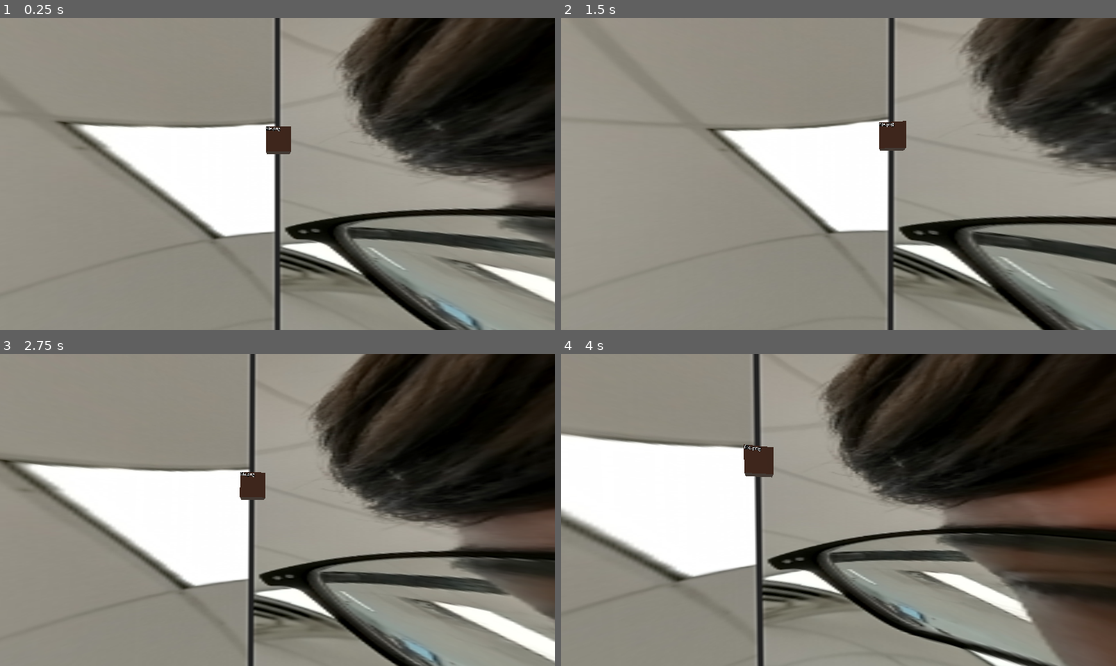
Above: before the commit, frames 1-4 (two rows, left to right).
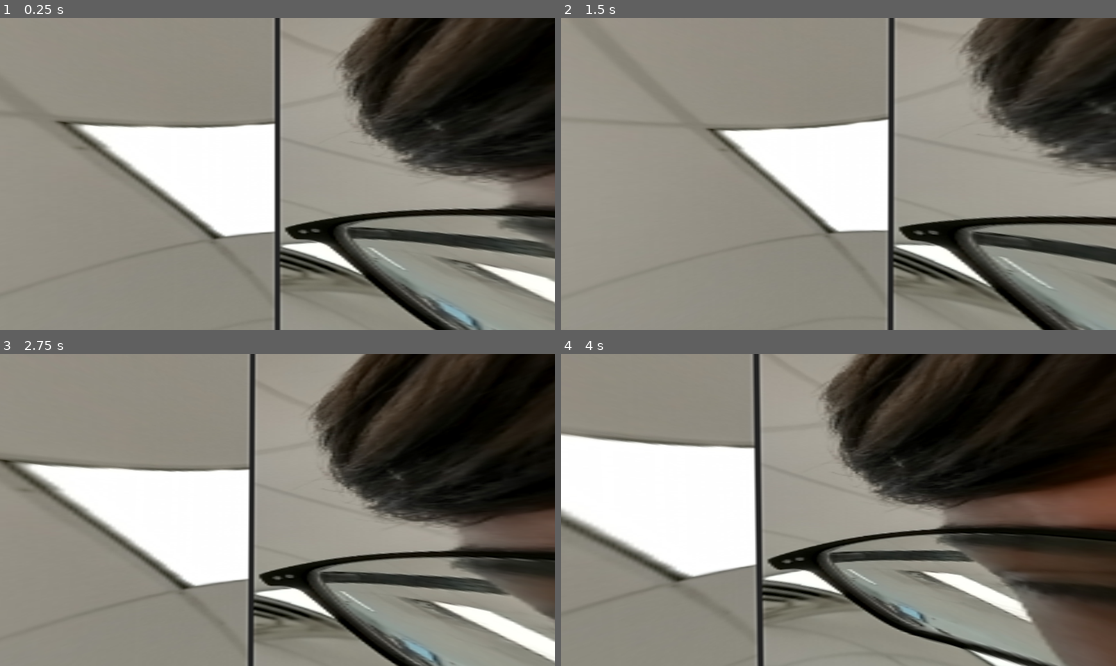
Above: after the commit, the same moments.

Repository: KobiWare/Feiler-File-Manager-2.0
Game: Godot game, scene res://scenes/main.tscn
Same seed, same stepped clock (60 frames per second), same inputs: the game is played once before the commit and once after it.
Inputs (mouse positions are in pixels of both pictures, inside the frame that each line leads up to):
- Up to frame 1 (0.25 s): no input
- Up to frame 2 (1.5 s): tap Enter (ui_accept) at 0.5, 0.77, 1.25 s; move the mouse to (866, 174) at 0.52 s; hold Up (ui_up) from 0.53 s (still down); tap Q at 0.6 s; move the mouse to (810, 174) at 1.27 s; tap E at 1.35 s
- Up to frame 3 (2.75 s): keep holding Up (ui_up); tap Enter (ui_accept) at 1.52, 2 s; move the mouse to (288, 503) at 2.02 s; tap Shift at 2.1 s
- Up to frame 4 (4 s): keep holding Up (ui_up); tap Enter (ui_accept) at 2.75, 3.02, 3.5, 3.77 s; move the mouse to (832, 516) at 2.77 s; tap Alt at 2.85 s; move the mouse to (877, 513) at 3.52 s; tap Q at 3.6 s

The runs differ from the first frame. In frame 1, 0.4% of the frame differs, in the area x 47-53%, y 34-44%; in frame 2, 0.4%; in frame 3, 0.4%; in frame 4, 0.5%, in the area x 32-39%, y 28-40%.

Commit message:
better

Diff:
--- /dev/null
+++ b/scenes/file.tscn
@@ -0,0 +1,35 @@
+[gd_scene load_steps=5 format=3 uid="uid://bb752on3eyhmg"]
+
+[ext_resource type="Script" path="res://scripts/FileCollision.gd" id="1_xp2an"]
+[ext_resource type="Script" path="res://scripts/LabelLogic.gd" id="2_qpg0e"]
+
+[sub_resource type="BoxShape3D" id="BoxShape3D_of362"]
+
+[sub_resource type="BoxMesh" id="BoxMesh_2q7hi"]
+
+[node name="File" type="Area3D"]
+script = ExtResource("1_xp2an")
+
+[node name="CollisionShape3D" type="CollisionShape3D" parent="."]
+shape = SubResource("BoxShape3D_of362")
+
+[node name="MeshInstance3D" type="MeshInstance3D" parent="CollisionShape3D"]
+transform = Transform3D(1, 0, -6.3573e-08, 0, 1, 0, 6.3573e-08, 0, 1, 0, 0.000990033, 0)
+mesh = SubResource("BoxMesh_2q7hi")
+skeleton = NodePath("")
+
+[node name="Label3D" type="Label3D" parent="CollisionShape3D"]
+transform = Transform3D(0.401, 0, 0, 0, 0.401, 0, 0, 0, 0.401, -0.493278, 0.52799, 0.501)
+pixel_size = 0.0121
+text = "File Name
+"
+horizontal_alignment = 0
+vertical_alignment = 0
+autowrap_mode = 1
+width = 200.0
+script = ExtResource("2_qpg0e")
+
+[connection signal="input_event" from="." to="." method="_on_input_event"]
+[connection signal="mouse_entered" from="." to="." method="_on_mouse_entered"]
+[connection signal="mouse_exited" from="." to="." method="_on_mouse_exited"]
+[connection signal="ready" from="." to="." method="_ready"]
--- a/scenes/main.tscn
+++ b/scenes/main.tscn
@@ -1,17 +1,12 @@
-[gd_scene load_steps=13 format=3 uid="uid://htw5vf3ygj3t"]
+[gd_scene load_steps=10 format=3 uid="uid://htw5vf3ygj3t"]
 
 [ext_resource type="Script" path="res://scripts/movementAndRotation.gd" id="1_8ymtw"]
-[ext_resource type="Script" path="res://scripts/FileCollision.gd" id="2_kiobu"]
 [ext_resource type="Texture2D" uid="uid://muhcsmfrkmhe" path="res://assets/Annotation 2023-03-30 094236.png" id="3_8dri2"]
-[ext_resource type="Script" path="res://scripts/LabelLogic.gd" id="3_bv6ff"]
 [ext_resource type="Script" path="res://scripts/panosky.gd" id="4_0dy3o"]
+[ext_resource type="PackedScene" uid="uid://bb752on3eyhmg" path="res://scenes/file.tscn" id="5_n4v7p"]
 [ext_resource type="Script" path="res://scripts/filesDropdown.gd" id="5_pl2cs"]
 
 [sub_resource type="SphereShape3D" id="SphereShape3D_w8rvq"]
-
-[sub_resource type="BoxShape3D" id="BoxShape3D_b4xj5"]
-
-[sub_resource type="BoxMesh" id="BoxMesh_sq4gk"]
 
 [sub_resource type="PanoramaSkyMaterial" id="PanoramaSkyMaterial_e14py"]
 panorama = ExtResource("3_8dri2")
@@ -34,30 +29,6 @@
 [node name="CollisionShape3D" type="CollisionShape3D" parent="CharacterBody3D"]
 shape = SubResource("SphereShape3D_w8rvq")
 
-[node name="File" type="Area3D" parent="."]
-transform = Transform3D(-1, 0, -8.74228e-08, 0, 1, 0, 8.74228e-08, 0, -1, 0, -1.27585, 4.9104)
-script = ExtResource("2_kiobu")
-
-[node name="CollisionShape3D" type="CollisionShape3D" parent="File"]
-transform = Transform3D(-1, 0, -8.74228e-08, 0, 1, 0, 8.74228e-08, 0, -1, -1.20007e-06, 1.99901, 11)
-shape = SubResource("BoxShape3D_b4xj5")
-
-[node name="Label3D" type="Label3D" parent="File"]
-transform = Transform3D(-0.401, 0, -6.05493e-08, 0, 0.401, 0, 6.05493e-08, 0, -0.401, 0.493277, 2.527, 10.499)
-pixel_size = 0.0121
-text = "File Name
-"
-horizontal_alignment = 0
-vertical_alignment = 0
-autowrap_mode = 1
-width = 200.0
-script = ExtResource("3_bv6ff")
-
-[node name="MeshInstance3D" type="MeshInstance3D" parent="File"]
-transform = Transform3D(-1, 0, -8.74228e-08, 0, 1, 0, 8.74228e-08, 0, -1, -1.20007e-06, 2, 11)
-mesh = SubResource("BoxMesh_sq4gk")
-skeleton = NodePath("")
-
 [node name="WorldEnvironment" type="WorldEnvironment" parent="."]
 environment = SubResource("Environment_1025o")
 script = ExtResource("4_0dy3o")
@@ -69,10 +40,8 @@
 offset_bottom = 458.0
 script = ExtResource("5_pl2cs")
 
-[connection signal="input_event" from="File" to="File" method="_on_input_event"]
-[connection signal="mouse_entered" from="File" to="File" method="_on_mouse_entered"]
-[connection signal="mouse_exited" from="File" to="File" method="_on_mouse_exited"]
-[connection signal="ready" from="File" to="File" method="_ready"]
+[node name="File" parent="." instance=ExtResource("5_n4v7p")]
+
 [connection signal="item_clicked" from="dropdown" to="dropdown" method="_on_item_clicked"]
 [connection signal="mouse_entered" from="dropdown" to="dropdown" method="_on_mouse_entered"]
 [connection signal="mouse_exited" from="dropdown" to="dropdown" method="_on_mouse_exited"]
--- a/scripts/Directory.gd
+++ b/scripts/Directory.gd
@@ -60,3 +60,6 @@
 			file_name = dir.get_next()
 	else:
 		print("An error occurred when trying to access the path.")
+
+func _init():
+	update_dir_contents(currentDirectory)
